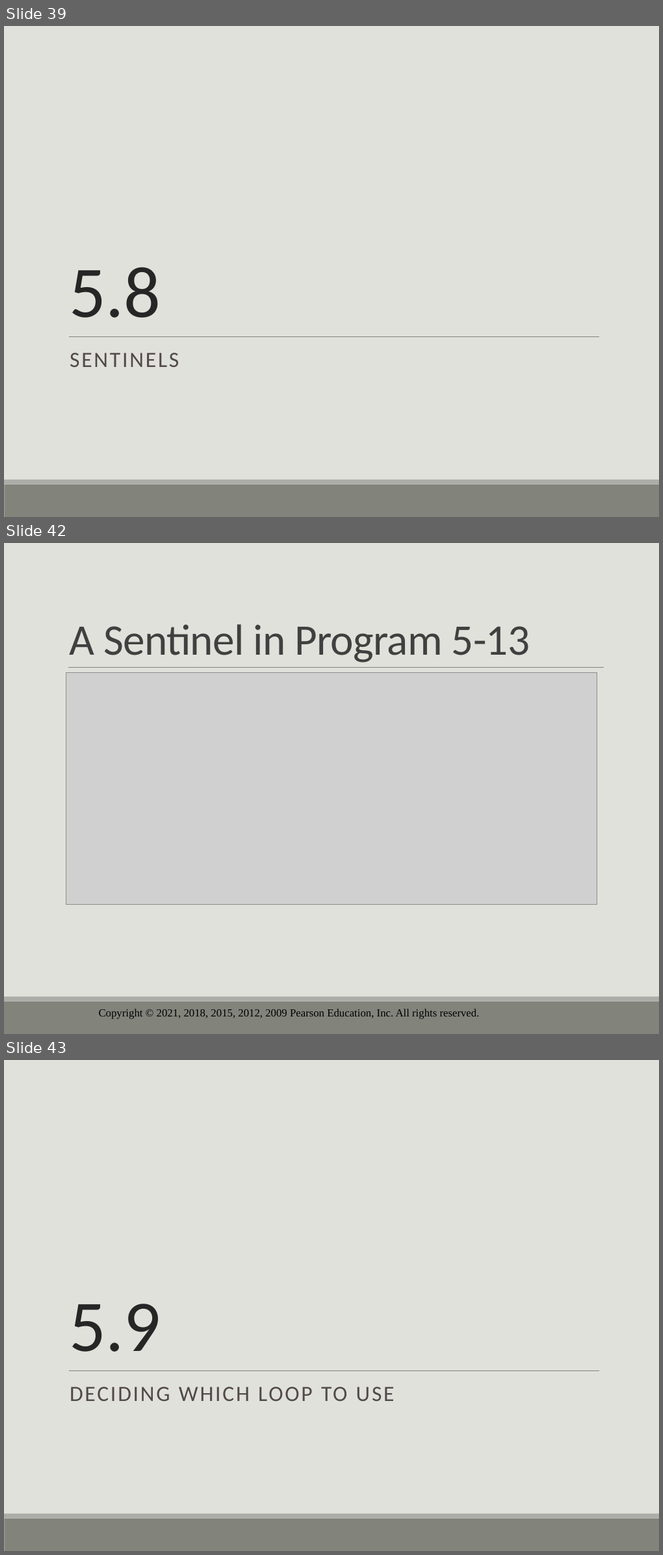
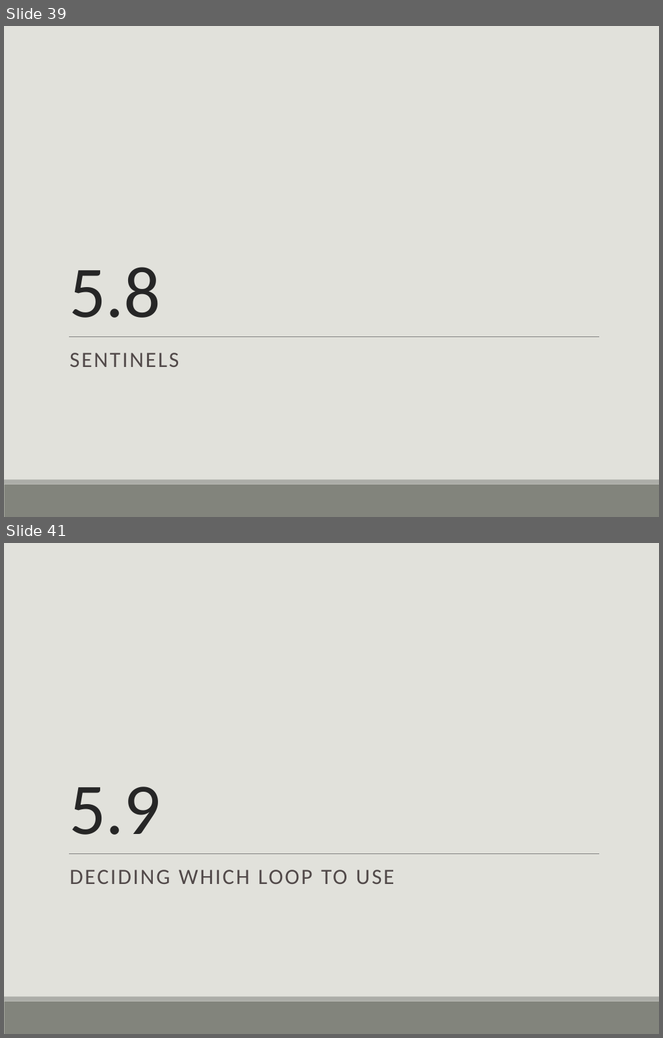
Before and after one commit to drolsonmi/eng1400, a slide deck: 1400_05_Loops and Files.pptx. Shown one above the other, each under a label of ours: slides 39, 42 and 43 before the commit, slides 39 and 41 after it; the slides between them are not shown. The pictures are 663x1555 and 663x1038 pixels, drawn with LibreOffice and Linux fonts; fonts in the diff are those of the drawing; grey boxes stand for pictures; background and template pictures are left out. Boxes give left, top, right and bottom in pixels: in the first picture for what was removed or moved away, otherwise in the second. Text is boxed around its words. In the diff, an @@ line names an element or a change of style, - is before the commit and + after.

```diff
--- a/1400_05_Loops and Files.pptx
+++ b/1400_05_Loops and Files.pptx
@@ slide 42 removed at bbox=[4, 543, 659, 1034], background #E1E1DB; not listed: 2 template elements that a slide beside it also shows @@
@@ title removed at bbox=[70, 624, 530, 663] @@
-A Sentinel in Program 5-13
@@ picture removed at bbox=[66, 673, 597, 904] @@
@@ line removed from (68, 668) to (603, 668) @@
@@ text removed at bbox=[99, 1009, 480, 1019] @@
-Copyright © 2021, 2018, 2015, 2012, 2009 Pearson Education, Inc. All rights reserved.
@@ what was slide 43 is now slide 41 @@
```
Also in this commit, not shown: 15 slides changed, 1 slide added, 4 other slides removed, 3 other files.
